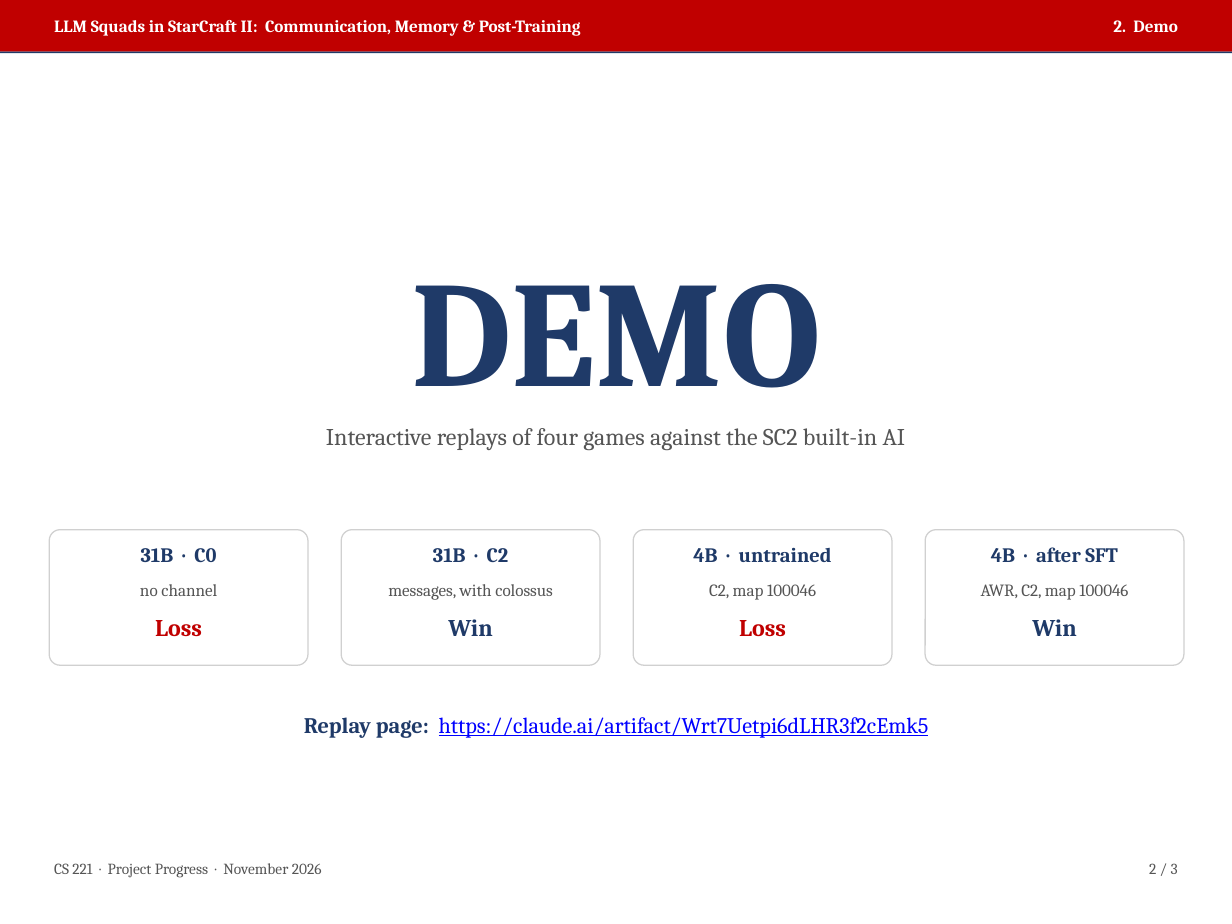
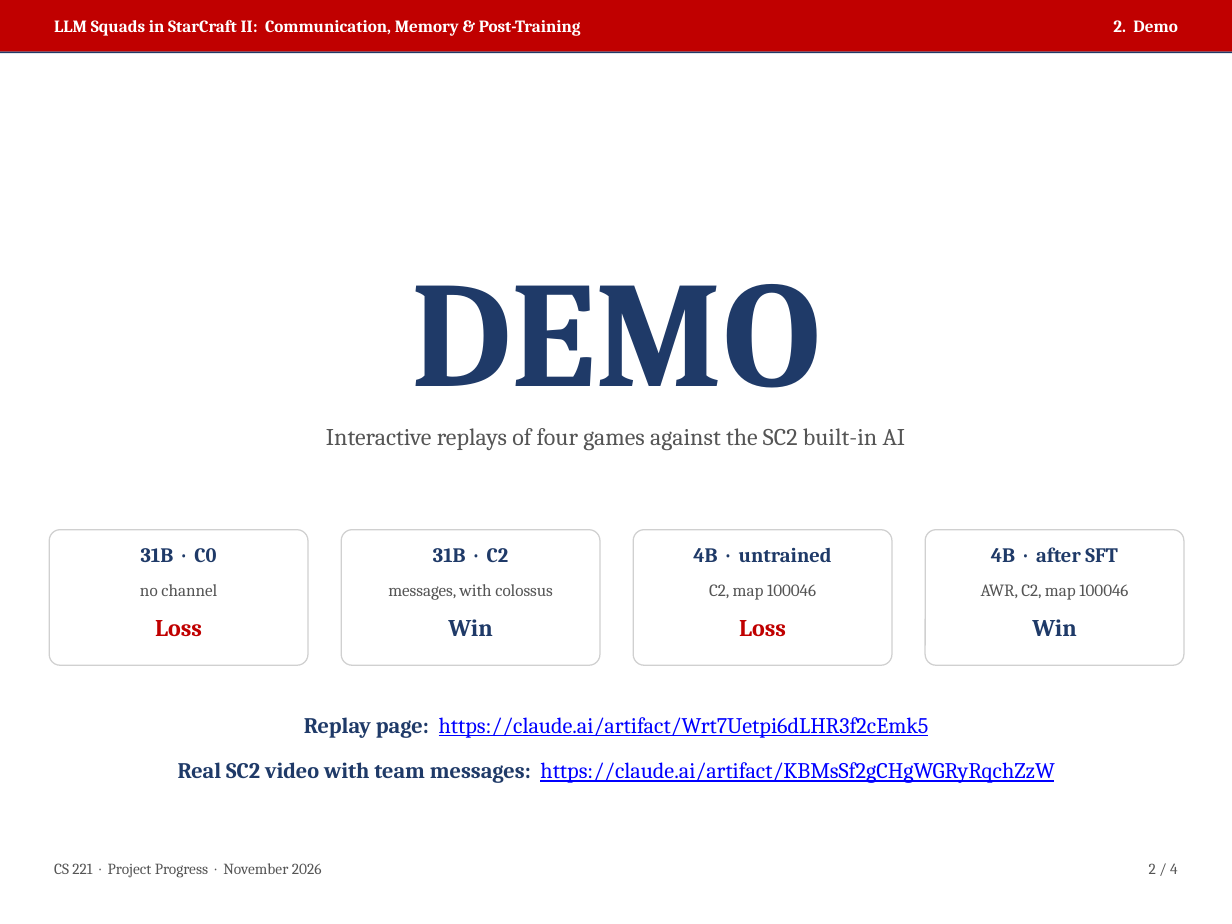
Before and after one commit to para2046/cs221-llm-squads, a slide deck: slide 2 of report/cs221_progress_slides.pptx. Drawn at 1232x924 pixels with LibreOffice and Linux fonts; fonts in the diff are those of the drawing. Boxes give left, top, right and bottom in pixels: in the first picture for what was removed or moved away, otherwise in the second. Text is boxed around its words. In the diff, an @@ line names an element or a change of style, - is before the commit and + after.

```diff
--- a/report/cs221_progress_slides.pptx
+++ b/report/cs221_progress_slides.pptx
@@ text added at bbox=[178, 762, 1054, 783], 13 pt, text #0000FF, underline @@
+Real SC2 video with team messages: https://claude.ai/artifact/KBMsSf2gCHgWGRyRqchZzW
@@ text at bbox=[1149, 863, 1178, 874]: text changed @@
-2 / 3
+2 / 4
```
Also in this commit, not shown: 2 other slides changed, 1 slide added, 10 other files.
